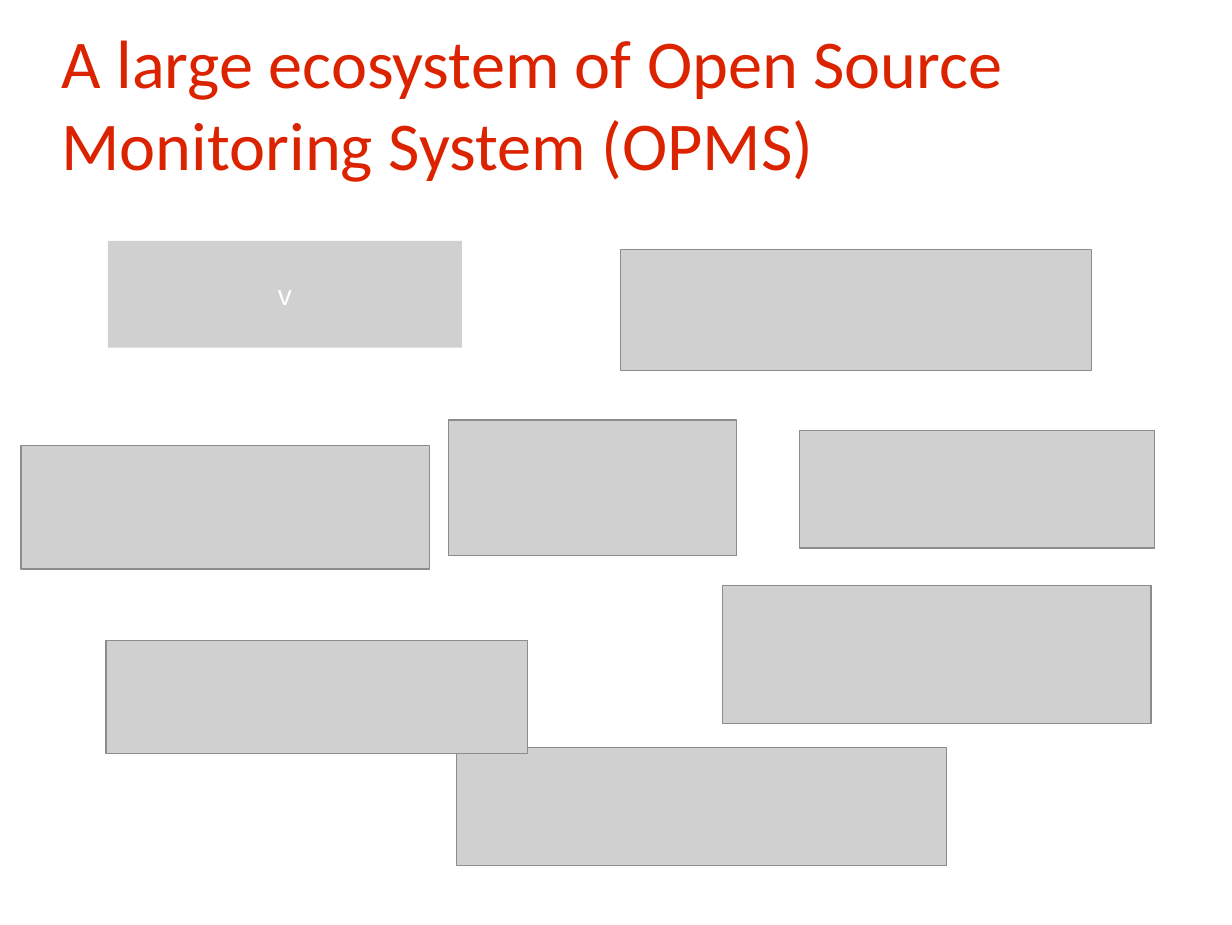
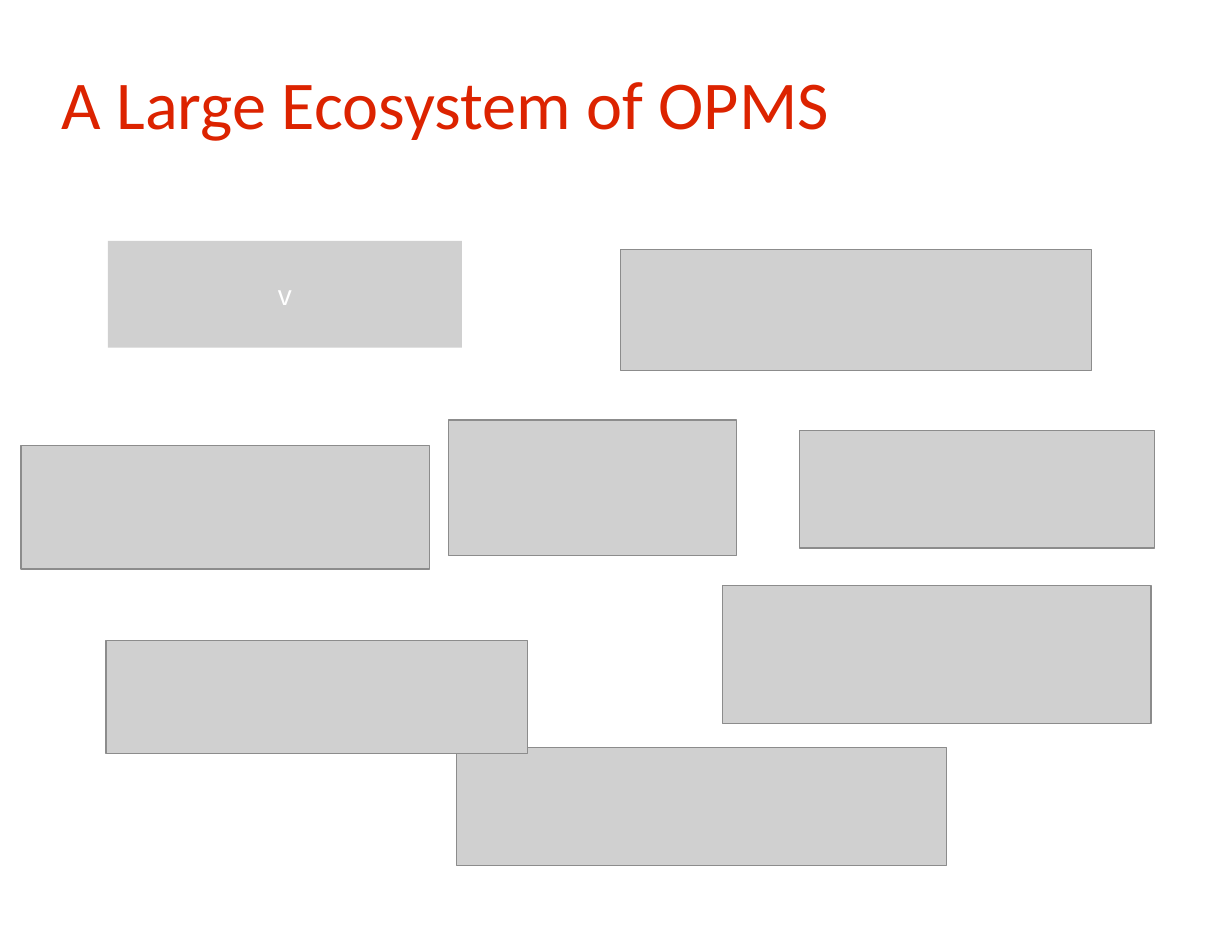
Before and after one commit to rchakode/realopinsight, a slide deck: slide 7 of doc/talks/rmll-2013.odp. Drawn at 1232x925 pixels with LibreOffice and Linux fonts; fonts in the diff are those of the drawing; grey boxes stand for pictures; background and template pictures are left out. Boxes give left, top, right and bottom in pixels: in the first picture for what was removed or moved away, otherwise in the second. Text is boxed around its words. In the diff, an @@ line names an element or a change of style, - is before the commit and + after.

```diff
--- a/doc/talks/rmll-2013.odp
+++ b/doc/talks/rmll-2013.odp
@@ title at <box>62,82,829,141</box>: text changed @@
-A large ecosystem of Open Source Monitoring System (OPMS)
+A Large Ecosystem of OPMS
```
Also in this commit, not shown: 15 other slides changed, 1 slide added.
